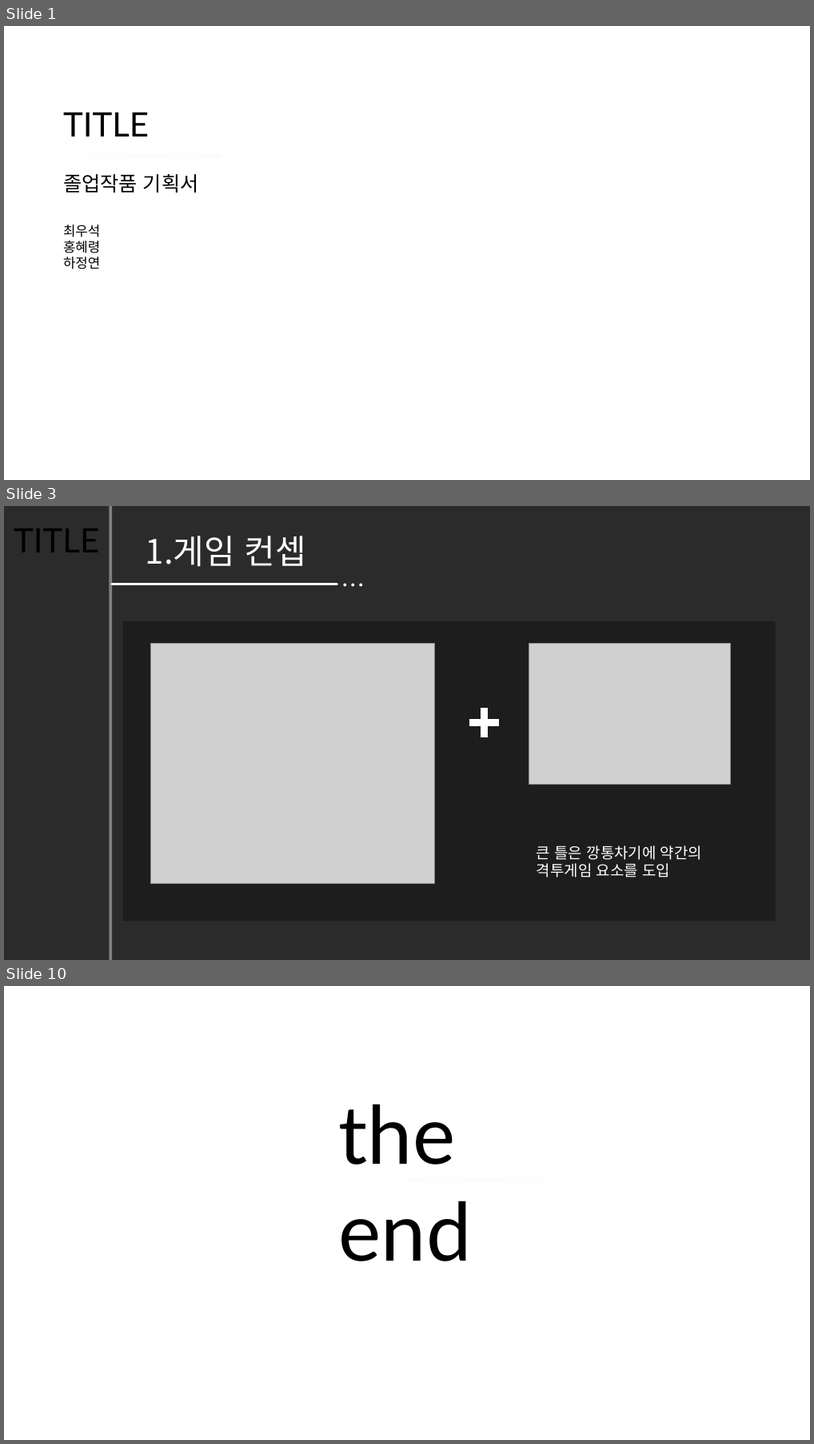
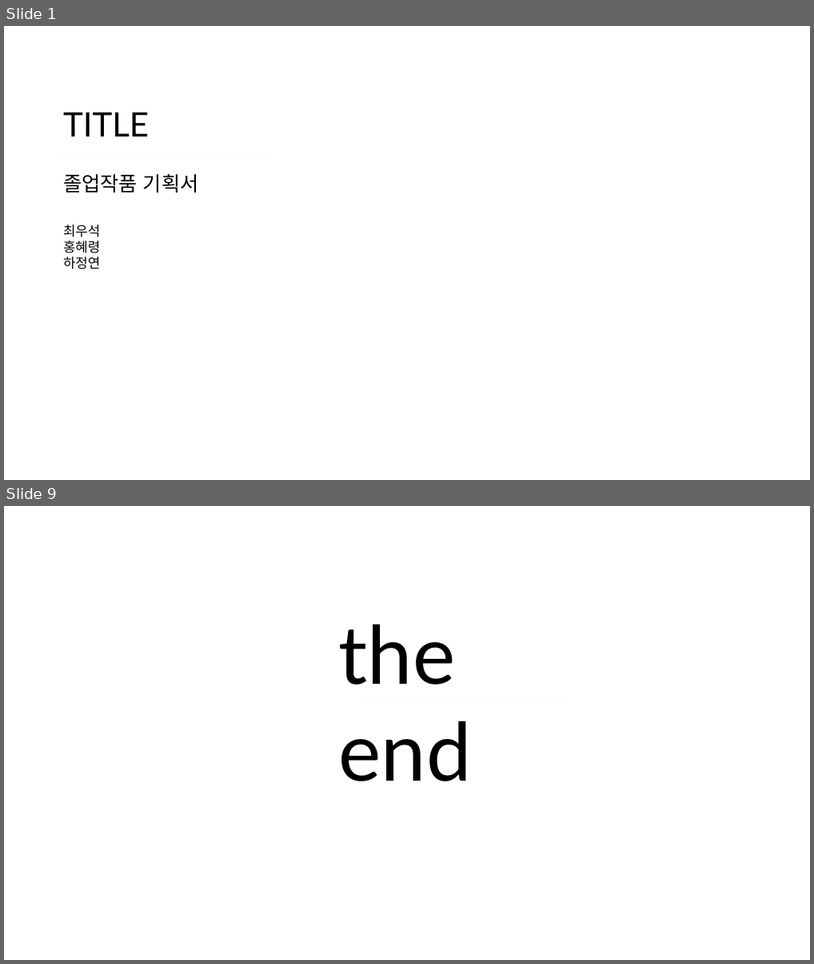
Before and after one commit to hajeongyeon/capstone_design, a slide deck: planning/2017.11.28(Week13).pptx. Shown one above the other, each under a label of ours: slides 1, 3 and 10 before the commit, slides 1 and 9 after it; the slides between them are not shown. The pictures are 814x1444 and 814x964 pixels, drawn with LibreOffice and Linux fonts; fonts in the diff are those of the drawing; grey boxes stand for pictures; background and template pictures are left out; a plain dark background stands for a picture behind light text. Boxes give left, top, right and bottom in pixels: in the first picture for what was removed or moved away, otherwise in the second. Text is boxed around its words. In the diff, an @@ line names an element or a change of style, - is before the commit and + after.

```diff
--- a/planning/2017.11.28(Week13).pptx
+++ b/planning/2017.11.28(Week13).pptx
@@ slide 3 removed at (4,506,810,960), background picture (left out) @@
@@ text removed at (14,528,99,552) @@
-TITLE
@@ rectangle removed at (110,506,112,960) @@
@@ text removed at (146,536,306,567) @@
-1.게임 컨셉
@@ group removed at (112,584,362,587): 3 ellipses, 1 line @@
@@ rectangle removed at (123,621,777,920) @@
@@ picture removed at (151,643,434,883) @@
@@ picture removed at (530,643,731,784) @@
@@ plus removed at (470,708,499,736) @@
@@ text removed at (537,845,702,877) @@
-큰 틀은 깡통차기에 약간의
-격투게임 요소를 도입
@@ what was slide 10 is now slide 9 @@
```
Also in this commit, not shown: 7 slides changed.
